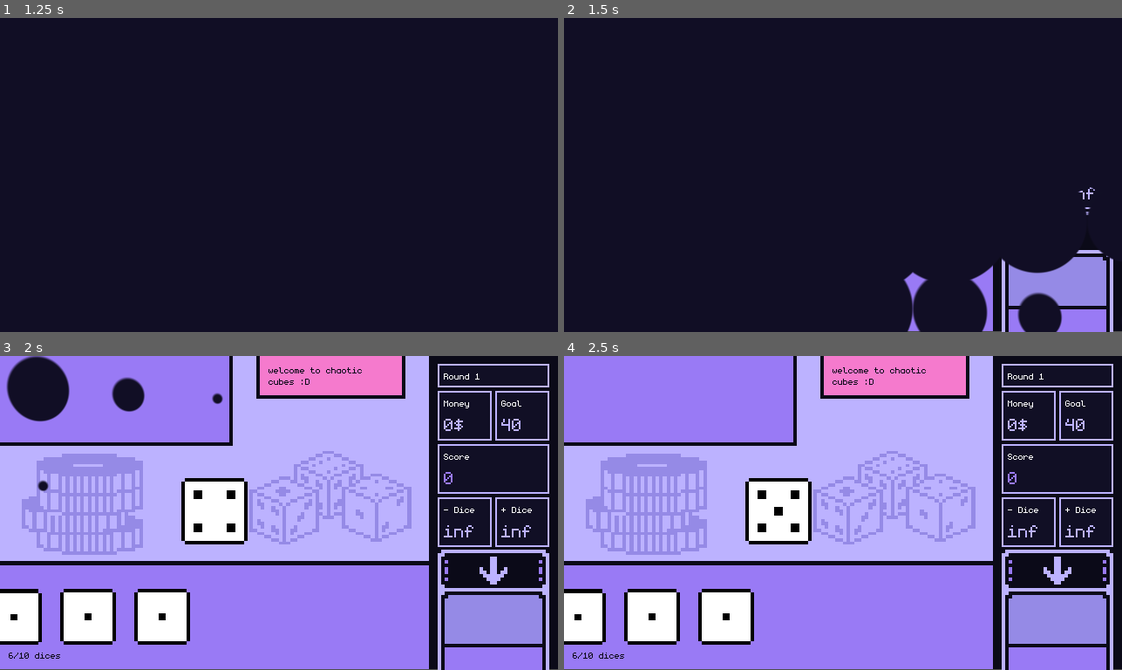
Above: before the commit, frames 1-4 (two rows, left to right).
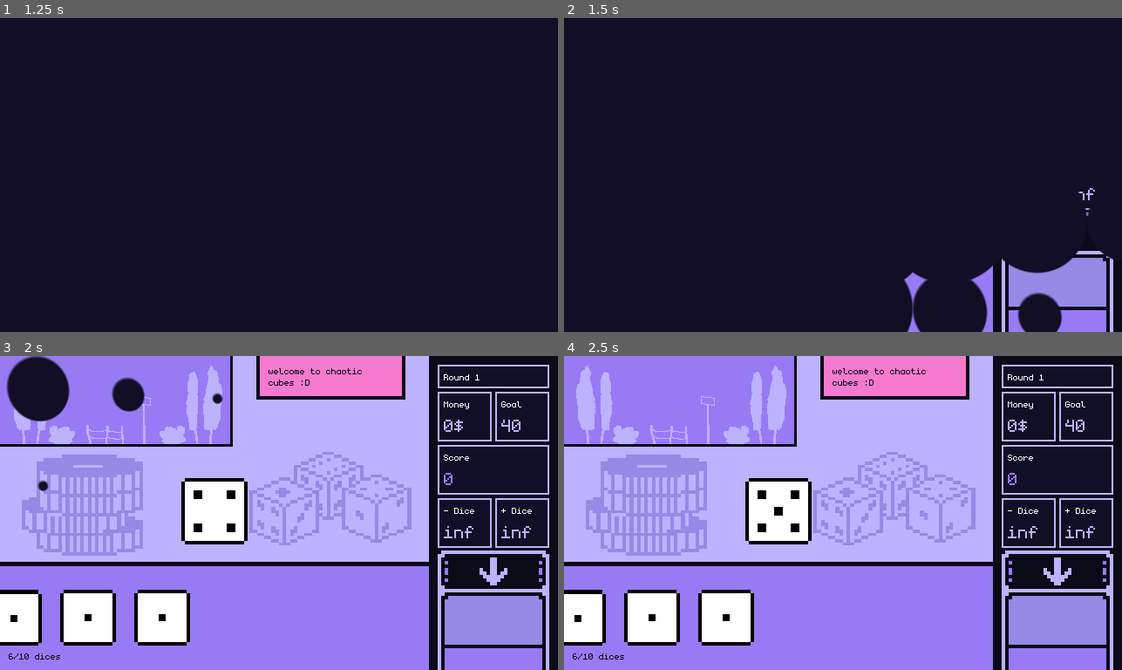
Above: after the commit, the same moments.

Repository: espcaa/chaotic-cubes
Game: Godot game, scene res://scenes/main_menu.tscn
Same seed, same stepped clock (60 frames per second), same inputs: the game is played once before the commit and once after it. Sound files missing from this copy of the repository are replaced by a short silence.
Inputs:
- Up to frame 1 (1.25 s): tap Enter (play) at 0.5 s; hold D (right) from 0.53 s (still down); tap Tab (draw) at 0.6 s
- Up to frame 2 (1.5 s): release D (right) at 1.28 s; hold A (left) from 1.28 s (still down); tap Enter (play) at 1.35 s
- Up to frame 3 (2 s): keep holding A (left)
- Up to frame 4 (2.5 s): release A (left) at 2.03 s; hold D (right) from 2.03 s (still down); tap Down (remove_dice) at 2.1 s

Frame 1 is identical in both runs. In frame 2, 0.2% of the frame differs, in the area x 61-100%, y 53-100%; in frame 3, 6.0%; in frame 4, 6.7%, in the area x 0-100%, y 0-100%.

Commit message:
tried smth

Diff:
--- /dev/null
+++ b/scenes/background_rect.gd
@@ -0,0 +1,42 @@
+extends TextureRect
+
+
+var cached_primary: Color = Color.WHITE
+var cached_accent: Color = Color.WHITE
+var cached_secondary: Color = Color.WHITE
+var cached_background: Color = Color.WHITE
+
+var adding_dice: bool = false
+
+var current_dice: RigidBody2D = null
+
+
+func _ready() -> void:
+	cached_primary = Palette.get_color("primary")
+	cached_accent = Palette.get_color("accent")
+	cached_secondary = Palette.get_color("secondary")
+	cached_background = Palette.get_color("background")
+	self.set_instance_shader_parameter("primary_replaced_color", cached_primary)
+	self.set_instance_shader_parameter("accent_replaced_color", cached_accent)
+	self.set_instance_shader_parameter("secondary_replaced_color", cached_secondary)
+	self.set_instance_shader_parameter("background_replaced_color", cached_background)
+
+
+# Called every frame. 'delta' is the elapsed time since the previous frame.
+func _process(_delta: float) -> void:
+	var primary = Palette.get_color("primary")
+	var accent = Palette.get_color("accent")
+	var secondary = Palette.get_color("primary")
+	var background = Palette.get_color("background")
+	if cached_primary != primary:
+		cached_primary = primary
+		self.set_instance_shader_parameter("primary_replaced_color", cached_primary)
+	if cached_accent != accent:
+		cached_accent = accent
+		self.set_instance_shader_parameter("accent_replaced_color", cached_accent)
+	if cached_secondary != secondary:
+		cached_secondary = secondary
+		self.set_instance_shader_parameter("secondary_replaced_color", cached_secondary)
+	if cached_background != background:
+		cached_background = background
+		self.set_instance_shader_parameter("background_replaced_color", cached_background)
--- /dev/null
+++ b/scenes/background_rect.tscn
@@ -0,0 +1,20 @@
+[gd_scene load_steps=5 format=3 uid="uid://yj154fkhlqwi"]
+
+[ext_resource type="Texture2D" uid="uid://djek47icg2so2" path="res://assets/background.png" id="1_0sy2i"]
+[ext_resource type="Shader" uid="uid://hi56rfnncpf1" path="res://scenes/dice_machine.gdshader" id="1_i7w42"]
+[ext_resource type="Script" uid="uid://cm57fqx3c5i6q" path="res://scenes/background_rect.gd" id="3_ppgvo"]
+
+[sub_resource type="ShaderMaterial" id="ShaderMaterial_ppgvo"]
+shader = ExtResource("1_i7w42")
+
+[node name="BackgroundRect" type="TextureRect"]
+texture_filter = 1
+material = SubResource("ShaderMaterial_ppgvo")
+instance_shader_parameters/primary_replaced_color = Color(0.554434, 0.757985, 0.469358, 1)
+instance_shader_parameters/replace_color_to_accent = Color(0.968627, 0.588235, 0.0901961, 1)
+instance_shader_parameters/replace_color_to_primary = Color(0.729613, 0.628505, 0.929371, 1)
+instance_shader_parameters/replace_color_to_secondary = Color(0.909804, 0.231373, 0.231373, 1)
+offset_right = 40.0
+offset_bottom = 40.0
+texture = ExtResource("1_0sy2i")
+script = ExtResource("3_ppgvo")
--- a/scenes/game_ui.tscn
+++ b/scenes/game_ui.tscn
@@ -8,6 +8,7 @@
 [ext_resource type="AudioStream" uid="uid://s6rpy78m0p8u" path="res://assets/sound_dice.ogg" id="5_bt76a"]
 [ext_resource type="PackedScene" uid="uid://cbmn5tiw3fr6c" path="res://scenes/custom_label.tscn" id="5_djwj0"]
 [ext_resource type="PackedScene" uid="uid://7brptgis72d4" path="res://scenes/dice_machine.tscn" id="8_3huio"]
+[ext_resource type="PackedScene" uid="uid://yj154fkhlqwi" path="res://scenes/background_rect.tscn" id="11_5kh4o"]
 [ext_resource type="PackedScene" uid="uid://4ql4svkmakt2" path="res://scenes/tutorial.tscn" id="12_s2npe"]
 [ext_resource type="PackedScene" uid="uid://8ko1cxls3xj4" path="res://scenes/pause_menu.tscn" id="13_g2v8e"]
 
@@ -231,8 +232,6 @@
 anchors_preset = 15
 anchor_right = 1.0
 anchor_bottom = 1.0
-offset_top = -1.0
-offset_bottom = -1.0
 grow_horizontal = 2
 grow_vertical = 2
 mouse_filter = 2
@@ -644,9 +643,8 @@
 anchors_preset = 15
 anchor_right = 1.0
 anchor_bottom = 1.0
-offset_top = 1.0
 offset_right = 0.0
-offset_bottom = 1.0
+offset_bottom = 0.0
 grow_horizontal = 2
 grow_vertical = 2
 color_role = 3
@@ -752,3 +750,6 @@
 custom_color = Color(1, 1, 1, 1)
 font_size = 32
 label_text = "Three of a kind!"
+
+[node name="BackgroundRect" parent="." instance=ExtResource("11_5kh4o")]
+layout_mode = 0
Binary file added: assets/background.png
Not shown, added: assets/background.png.import
Binary file added: assets/source/background.aseprite
Not shown, added: scenes/background_rect.gd.uid
Not shown: 1 places in scenes/game_ui.tscn that only renumber resources
Not shown, changed: assets/.DS_Store
